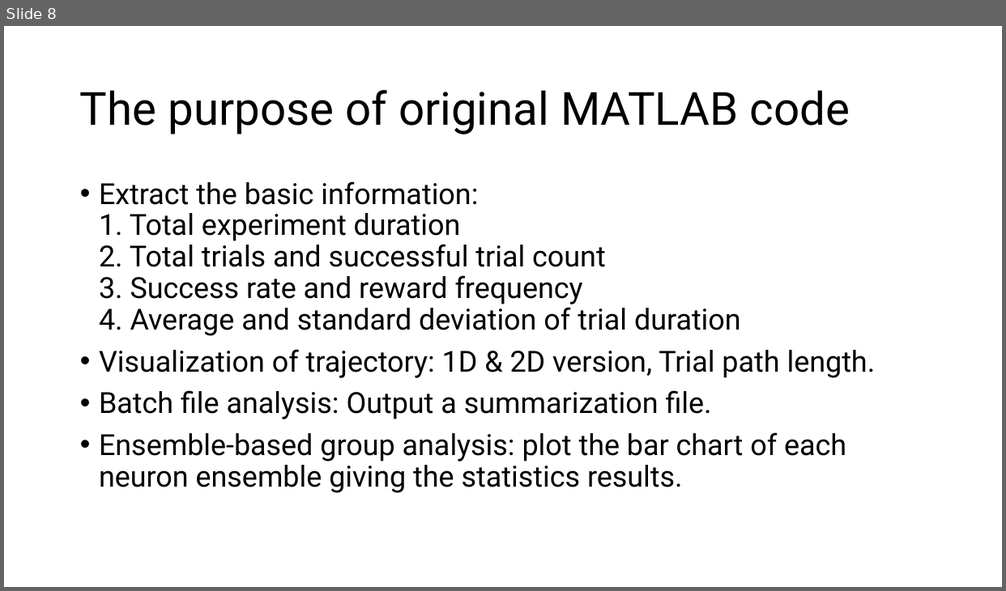
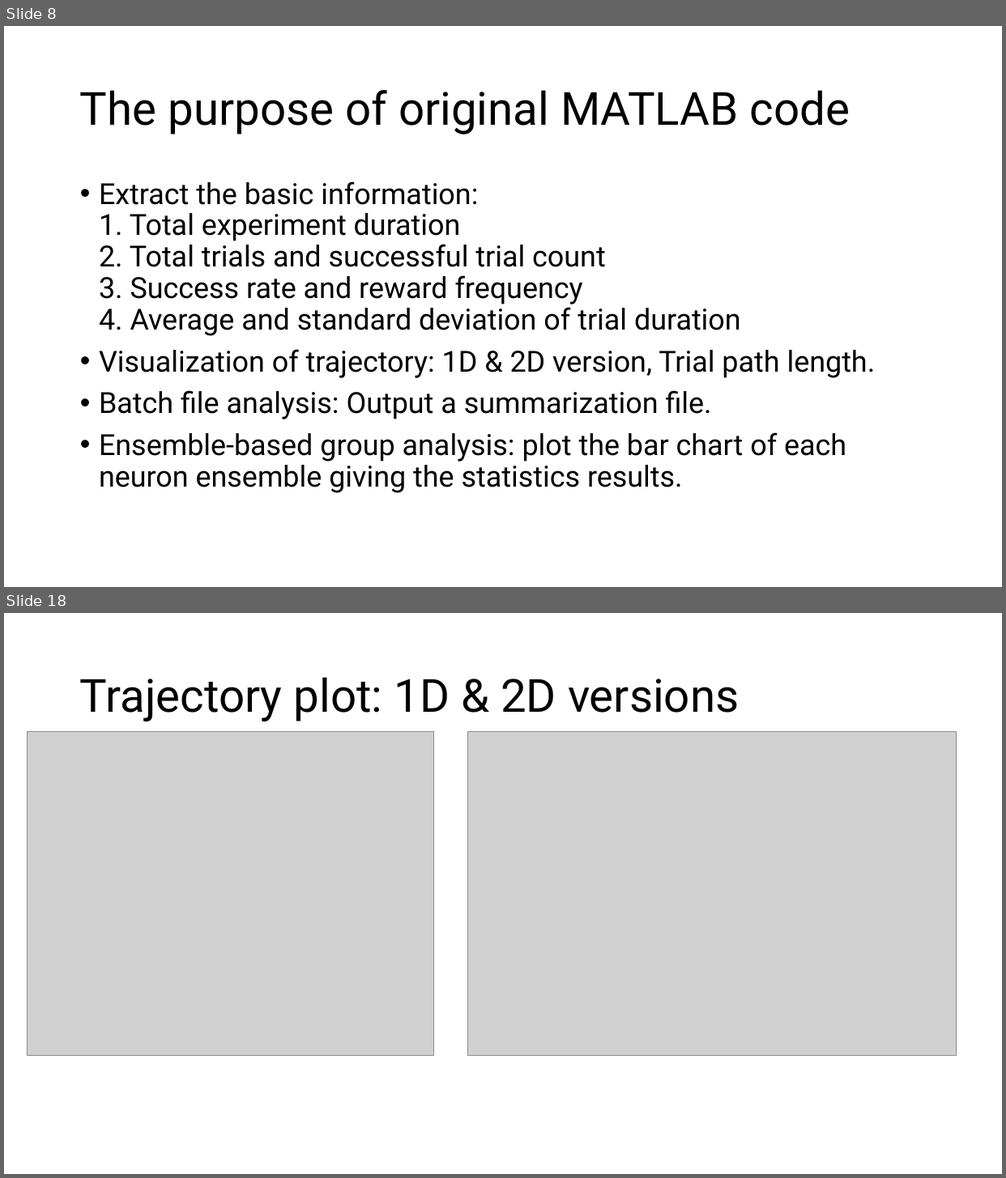
Before and after one commit to ChuehSY/FinalProject_ComSkillNeuro, a slide deck: Final presentation.pptx. Shown one above the other, each under a label of ours: slide 8 before the commit, slides 8 and 18 after it; the slides between them are not shown. The pictures are 1006x591 and 1006x1178 pixels, drawn with LibreOffice and Linux fonts; fonts in the diff are those of the drawing; grey boxes stand for pictures. Boxes give left, top, right and bottom in pixels: in the first picture for what was removed or moved away, otherwise in the second. Text is boxed around its words. In the diff, an @@ line names an element or a change of style, - is before the commit and + after.

```diff
--- a/Final presentation.pptx
+++ b/Final presentation.pptx
@@ slide 18 added at (x1=4, y1=613, x2=1002, y2=1174), background #FFFFFF @@
@@ title added at (x1=80, y1=677, x2=739, y2=722), 44 pt, text #000000 @@
+Trajectory plot: 1D & 2D versions
@@ picture added at (x1=27, y1=731, x2=433, y2=1056) @@
@@ picture added at (x1=468, y1=731, x2=957, y2=1056) @@
```
Also in this commit, not shown: 1 slide changed, 8 other slides added, 2 other files.
